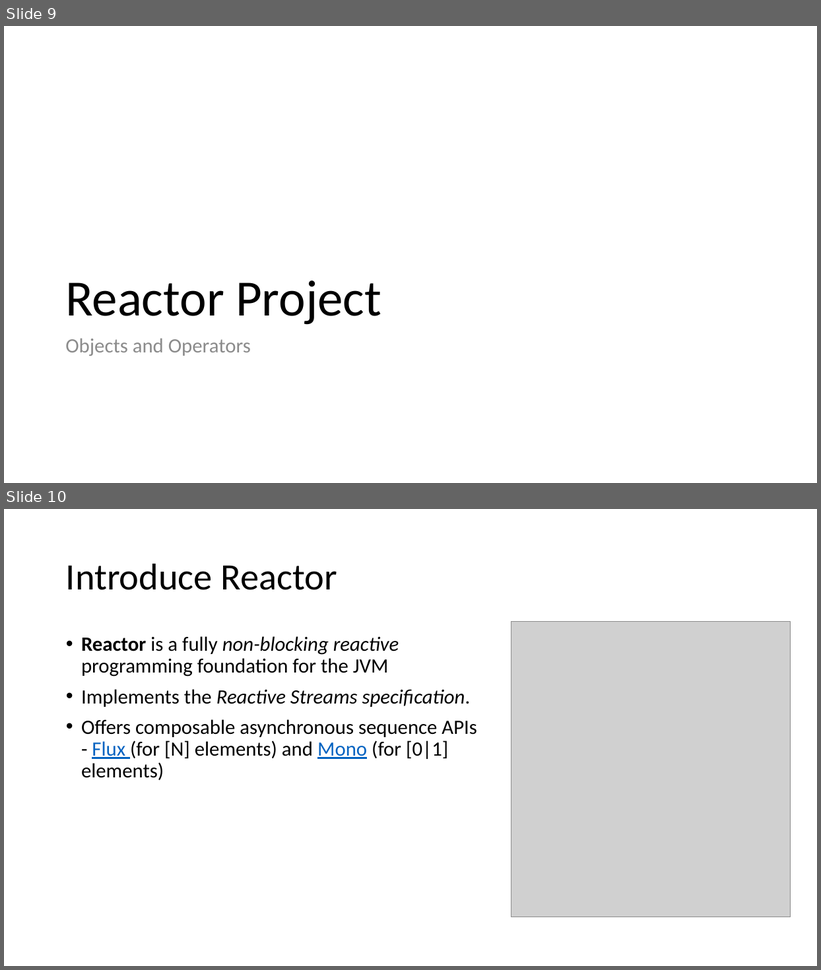
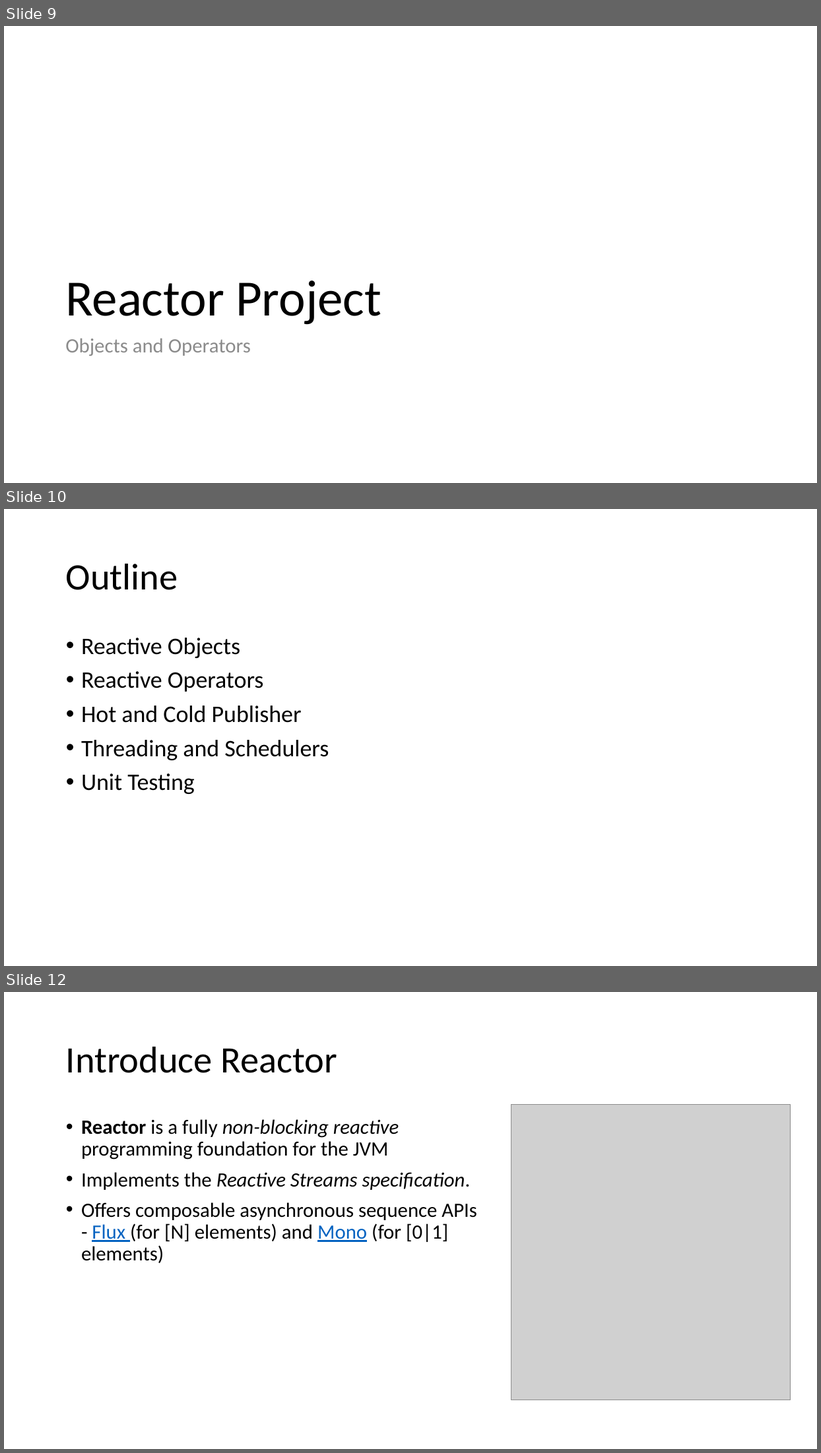
Before and after one commit to vietvuhoang/java-reactor-demo, a slide deck: doc/ReactiveProgramming.Java.pptx. Shown one above the other, each under a label of ours: slides 9 and 10 before the commit, slides 9, 10 and 12 after it; the slides between them are not shown. The pictures are 821x970 and 821x1453 pixels, drawn with LibreOffice and Linux fonts; fonts in the diff are those of the drawing; grey boxes stand for pictures. Boxes give left, top, right and bottom in pixels: in the first picture for what was removed or moved away, otherwise in the second. Text is boxed around its words. In the diff, an @@ line names an element or a change of style, - is before the commit and + after.

```diff
--- a/doc/ReactiveProgramming.Java.pptx
+++ b/doc/ReactiveProgramming.Java.pptx
@@ slide 10 added at [4, 509, 817, 966], background #FFFFFF @@
@@ title added at [66, 563, 178, 590], 44 pt, text #000000 @@
+Outline
@@ text added at [81, 638, 329, 794], 28 pt, text #000000 @@
+• Reactive Objects
+• Reactive Operators
+• Hot and Cold Publisher
+• Threading and Schedulers
+• Unit Testing
@@ what was slide 10 is now slide 12 @@
```
Also in this commit, not shown: 5 slides changed, 3 other slides added, 2 other files.
